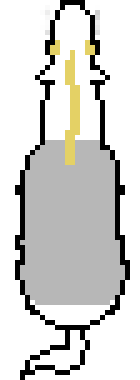
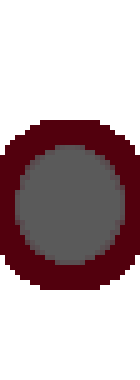
Layered file, before and after one edit (140x380). Changes by layer:
added layer "Ellipse 2 copy 3" above "Layer 3 copy 7" over [0, 120, 140, 290]
added layer "Layer 3 copy 7" above "Layer 3 copy 6" over [10, 140, 135, 270]
added layer "Layer 3 copy 6" above "Ellipse 2 copy 2" over [50, 185, 95, 230]
removed layer "Layer 1" over [15, 0, 130, 380]
